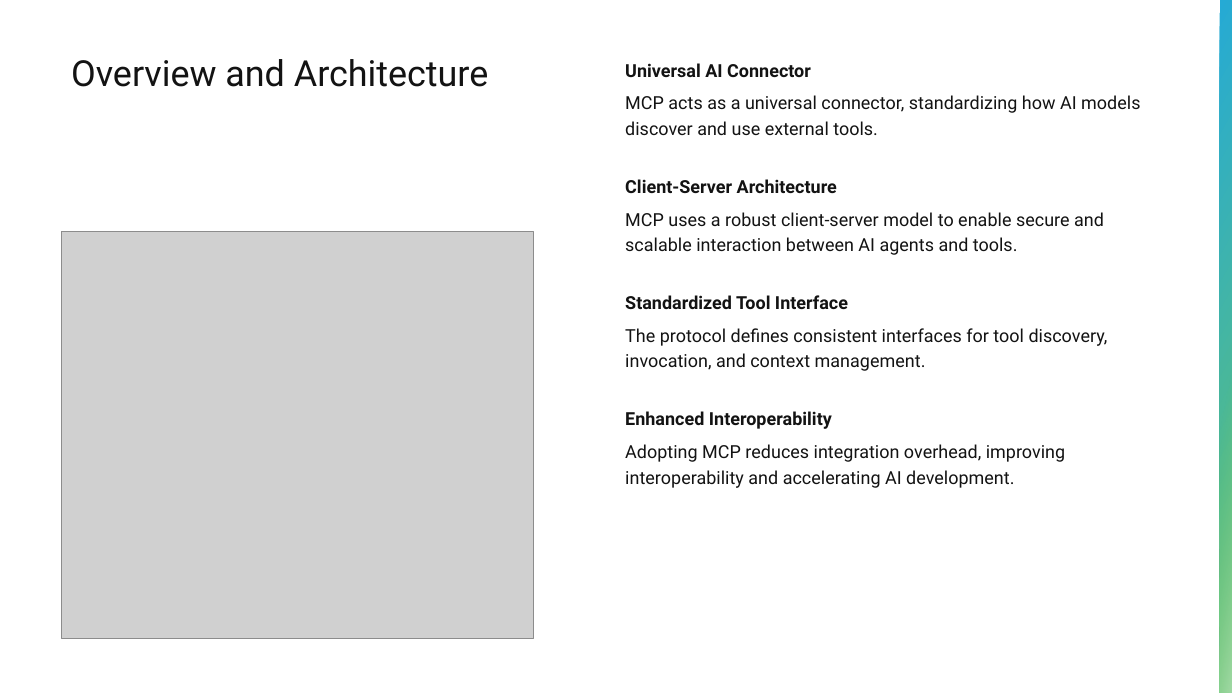
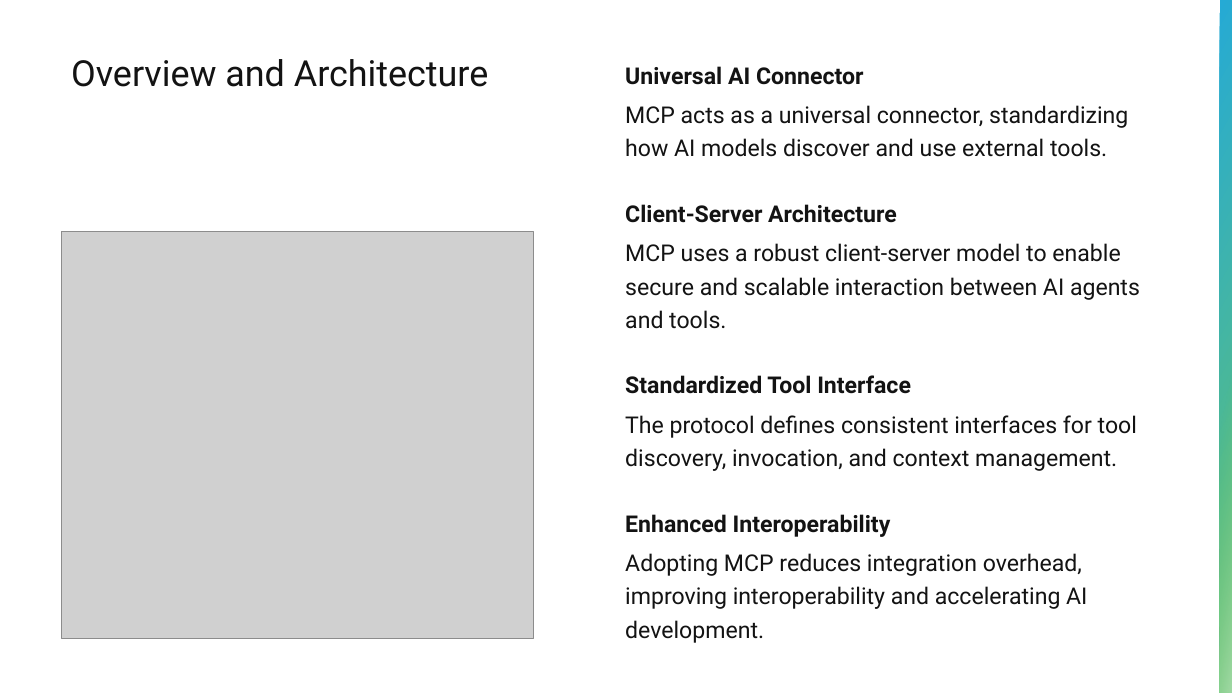
Before and after one commit to trayburn/presentation-mcp, a slide deck: slide 7 of MCP_Servers_Presentation.pptx. Drawn at 1232x693 pixels with LibreOffice and Linux fonts; fonts in the diff are those of the drawing; grey boxes stand for pictures. Boxes give left, top, right and bottom in pixels: in the first picture for what was removed or moved away, otherwise in the second. Text is boxed around its words. In the diff, an @@ line names an element or a change of style, - is before the commit and + after.

```diff
--- a/MCP_Servers_Presentation.pptx
+++ b/MCP_Servers_Presentation.pptx
@@ text "Universal AI Connector" at (625, 66, 1140, 643): size 14 to 18 pt @@
```
Also in this commit, not shown: 4 slides added, 2 other files.
